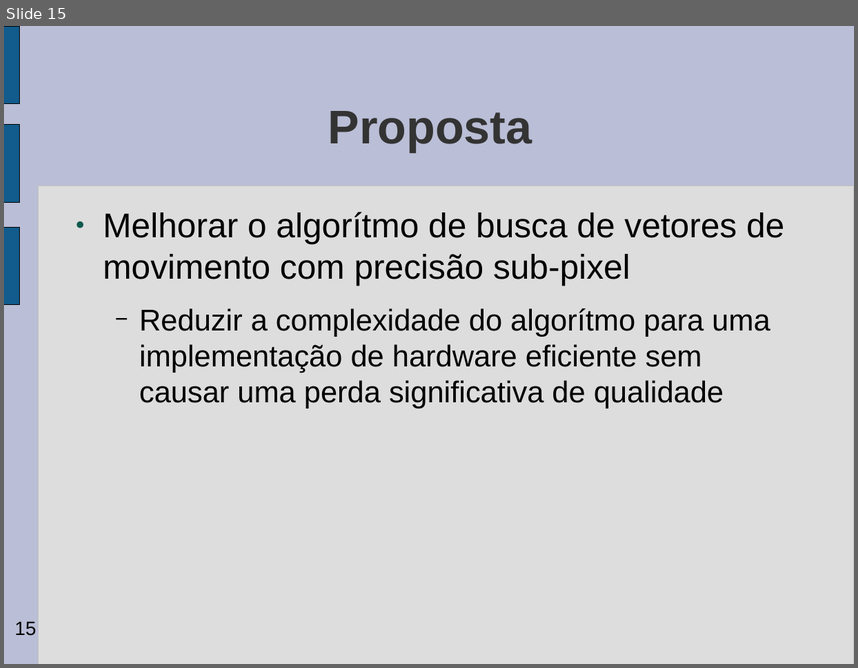
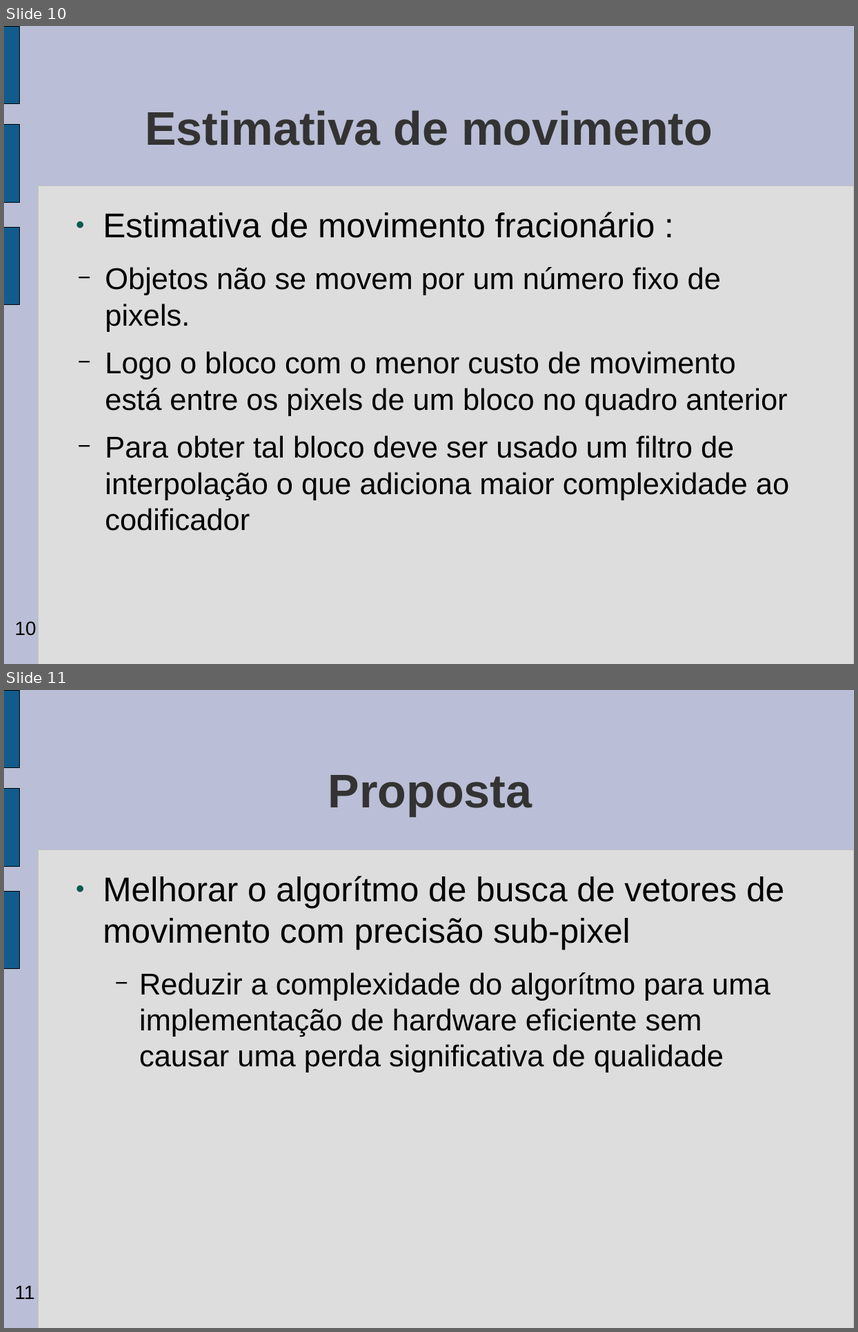
Before and after one commit to gabrieldiego/tg, a slide deck: artigo/apresentacao-tg2.odp. Shown one above the other, each under a label of ours: slide 15 before the commit, slides 10 and 11 after it. The pictures are 858x668 and 858x1332 pixels, drawn with LibreOffice and Linux fonts; fonts in the diff are those of the drawing; background and template pictures are left out. Boxes give left, top, right and bottom in pixels: in the first picture for what was removed or moved away, otherwise in the second. Text is boxed around its words. In the diff, an @@ line names an element or a change of style, - is before the commit and + after.

```diff
--- a/artigo/apresentacao-tg2.odp
+++ b/artigo/apresentacao-tg2.odp
@@ slide 10 added at <box>4,26,854,664</box>, background #BABED6; not listed: 5 template elements that a slide beside it also shows @@
@@ title added at <box>145,110,713,145</box>, 44 pt, text #333333, bold @@
+Estimativa de movimento
@@ text added at <box>103,212,789,530</box>, 28 pt, text #000000 @@
+● Estimativa de movimento fracionário :
+  − Objetos não se movem por um número fixo de pixels.
+  − Logo o bloco com o menor custo de movimento está entre os pixels de um bloco no quadro anterior
+  − Para obter tal bloco deve ser usado um filtro de interpolação o que adiciona maior complexidade ao codificador
@@ what was slide 15 is now slide 11 @@
@@ page number at <box>15,1285,35,1299</box>: text changed @@
-15
+11
```
Also in this commit, not shown: 11 slides changed, 3 other slides added, 8 slides removed.
